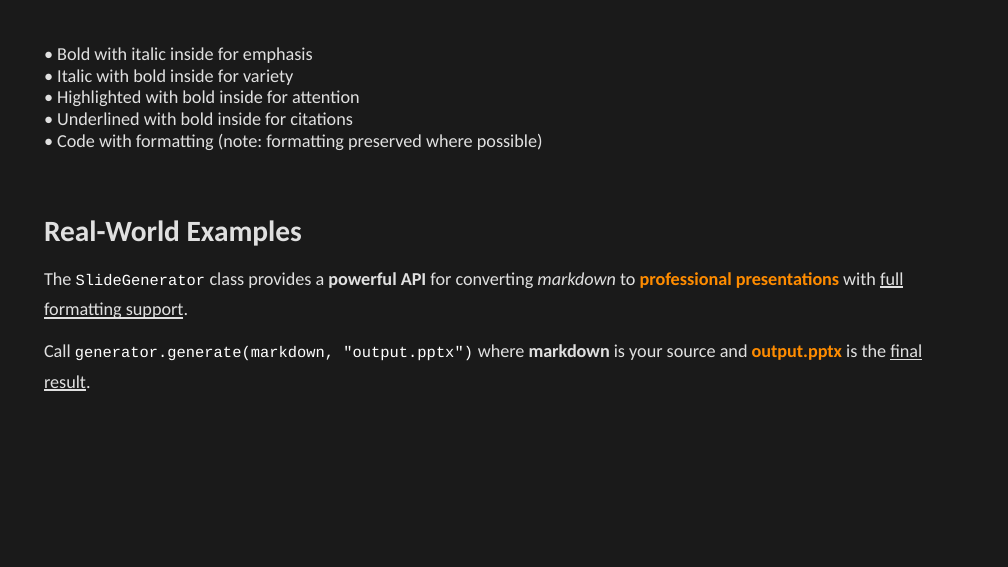
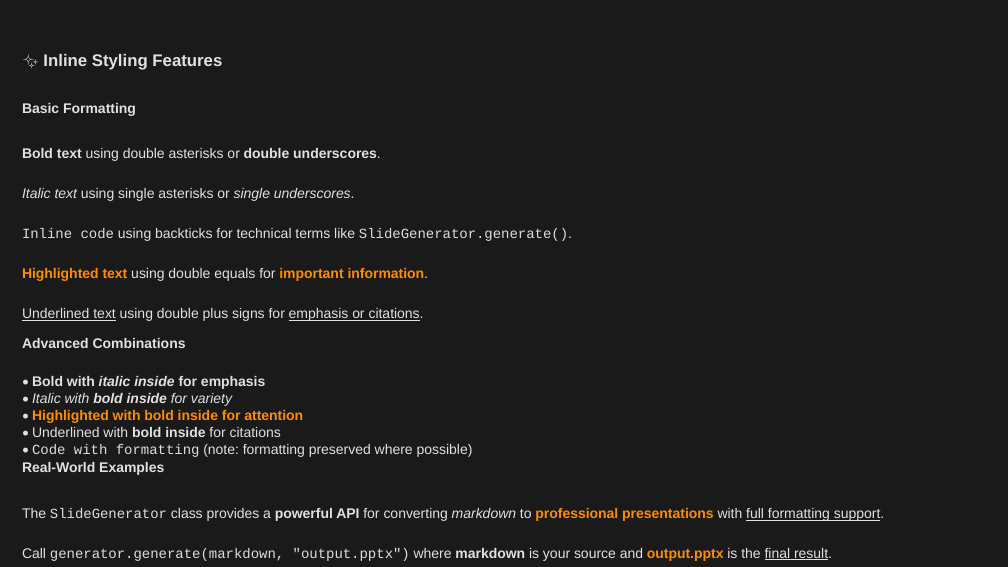
Before and after one commit to louisazhou/slidegenerator, a slide deck: slide 2 of output/comprehensive_demo_dark.pptx (slide 3 before the commit). Drawn at 1008x567 pixels with LibreOffice and Linux fonts; fonts in the diff are those of the drawing. Boxes give left, top, right and bottom in pixels: in the first picture for what was removed or moved away, otherwise in the second. Text is boxed around its words. In the diff, an @@ line names an element or a change of style, - is before the commit and + after.

Commit message:
o3 did something here; will come back later to see which are the things I want to preserve

```diff
--- a/output/comprehensive_demo_dark.pptx
+++ b/output/comprehensive_demo_dark.pptx
@@ text added at [43, 54, 222, 70], 12 pt, text #E0E0E0, bold @@
+✨ Inline Styling Features
@@ text added at [22, 103, 136, 116], 10 pt, text #E0E0E0, bold @@
+Basic Formatting
@@ text added at [22, 148, 381, 161], 10 pt, text #E0E0E0, bold @@
+Bold text using double asterisks or double underscores.
@@ text added at [22, 188, 355, 201], 10 pt, text #E0E0E0, italic @@
+Italic text using single asterisks or single underscores.
@@ text added at [22, 228, 572, 241], 10 pt, text #E0E0E0 @@
+Inline code using backticks for technical terms like SlideGenerator.generate().
@@ text added at [22, 268, 429, 281], 10 pt, text #FF8C00, bold @@
+Highlighted text using double equals for important information.
@@ text added at [22, 308, 424, 321], 10 pt, text #E0E0E0, underline @@
+Underlined text using double plus signs for emphasis or citations.
@@ text added at [22, 338, 186, 348], 10 pt, text #E0E0E0, bold @@
+Advanced Combinations
@@ text "• Bold with italic inside ...": place and size @@
-text "• Bold with italic inside ..." at [57, 47, 543, 150]
+text "• Bold with italic inside ..." at [32, 376, 473, 457]
@@ text "• Bold with italic inside ..." at [32, 376, 473, 457]: size 13 to 10 pt; font Calibri to Arial in "Bold with italic inside for emphasis", "Italic with bold inside for variety", "Highlighted with bold inside for attention", "Underlined with bold inside for citations" and 1 more places; bold on in "Bold with italic inside for emphasis", "bold inside", "Highlighted with bold inside for attention", "bold inside"; italic on in "italic inside", "Italic with bold inside for variety"; text colour #E0E0E0 to #FF8C00 in "Highlighted with bold inside for attention"; font Calibri to Courier New, text colour #E0E0E0 to #DCDCDC in "Code with formatting" @@
@@ text "Real-World Examples": place and size @@
-text "Real-World Examples" at [44, 220, 302, 246]
+text "Real-World Examples" at [22, 462, 164, 475]
@@ text "Real-World Examples" at [22, 462, 164, 475]: size 21 to 10 pt, font Calibri to Arial; more space between paragraphs @@
@@ text "The SlideGenerator class provides a ...": place and size @@
-text "The SlideGenerator class provides a ..." at [44, 272, 903, 319]
+text "The SlideGenerator class provides a ..." at [22, 508, 884, 521]
@@ text "The SlideGenerator class provides a ..." at [22, 508, 884, 521]: size 13 to 10 pt, font Calibri to Arial in "The class provides a powerful API for ..."; size 11 to 10 pt, text colour #FFFFFF to #DCDCDC in "SlideGenerator" @@
@@ text "Call generator.generate(markdown, "output.pptx") where markd ...": place and size @@
-text "Call generator.generate(markdown, "output.pptx") where markd ..." at [44, 344, 922, 391]
+text "Call generator.generate(markdown, "output.pptx") where markd ..." at [22, 548, 832, 561]
@@ text "Call generator.generate(markdown, "output.pptx") where markd ..." at [22, 548, 832, 561]: size 13 to 10 pt, font Calibri to Arial in "Call where markdown is your source and ..."; size 11 to 10 pt, text colour #FFFFFF to #DCDCDC in "generator.generate(markdown, "output.pptx")" @@
```
Also in this commit, not shown: 13 other slides changed, 7 slides added, 9 slides removed, 25 other files.
